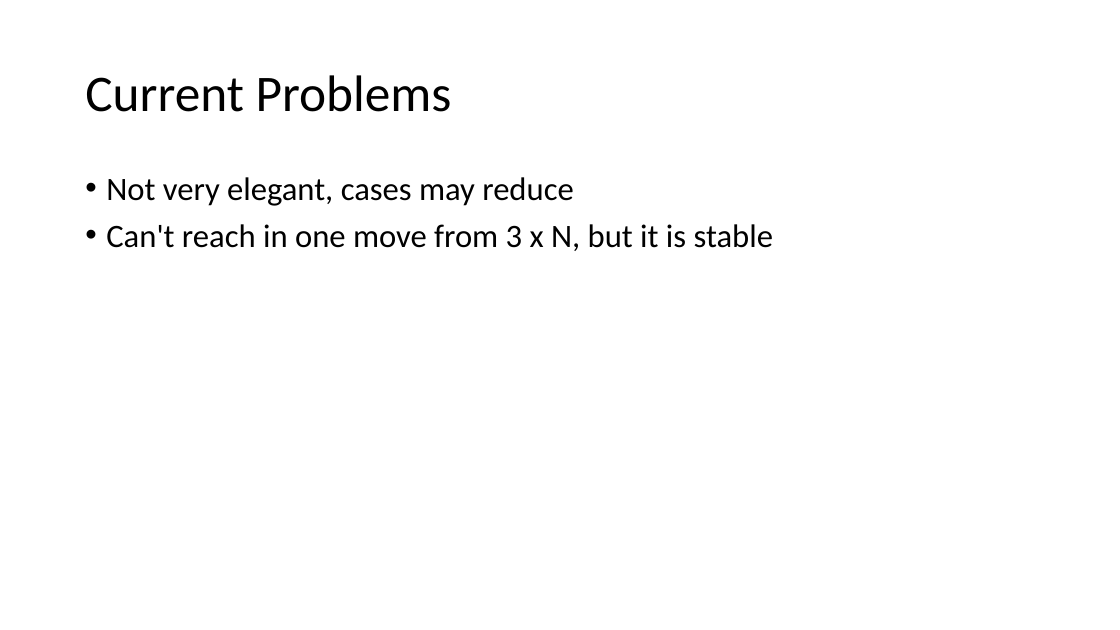
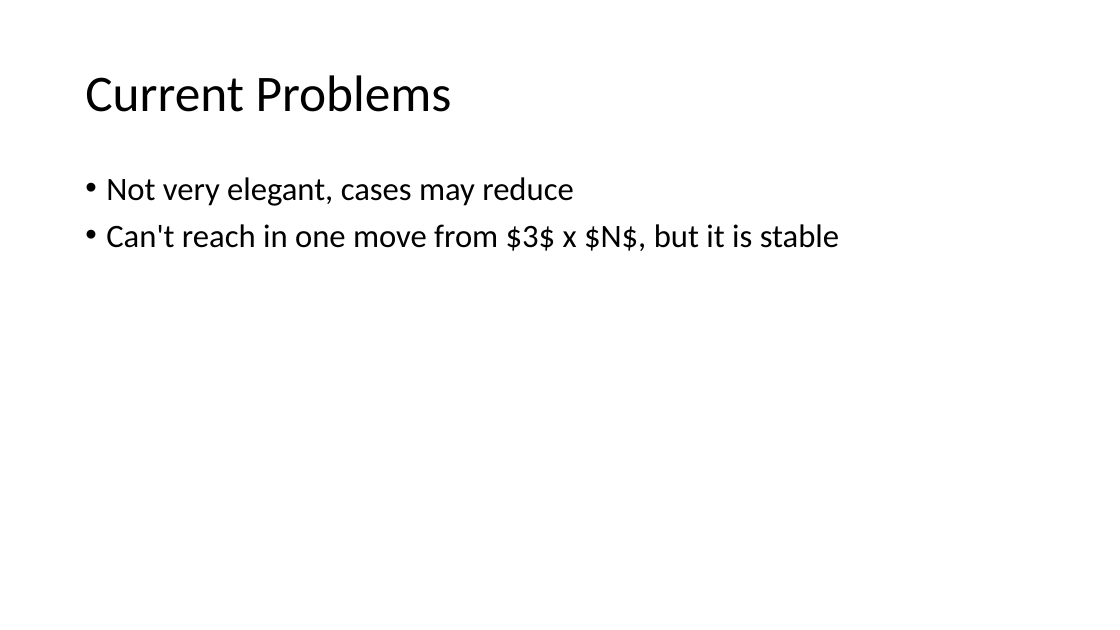
Before and after one commit to EzraSkwarka/Math-Capstone, a slide deck: slide 12 of Presentation/Mat Cap draft.pptx. Drawn at 1120x630 pixels with LibreOffice and Linux fonts; fonts in the diff are those of the drawing. Boxes give left, top, right and bottom in pixels: in the first picture for what was removed or moved away, otherwise in the second. Text is boxed around its words. In the diff, an @@ line names an element or a change of style, - is before the commit and + after.

```diff
--- a/Presentation/Mat Cap draft.pptx
+++ b/Presentation/Mat Cap draft.pptx
@@ text at box(106, 224, 839, 251): text changed @@
-• Can't reach in one move from 3 x N, but it is stable
+• Can't reach in one move from $3$ x $N$, but it is stable
```
Also in this commit, not shown: 2 other slides changed.
